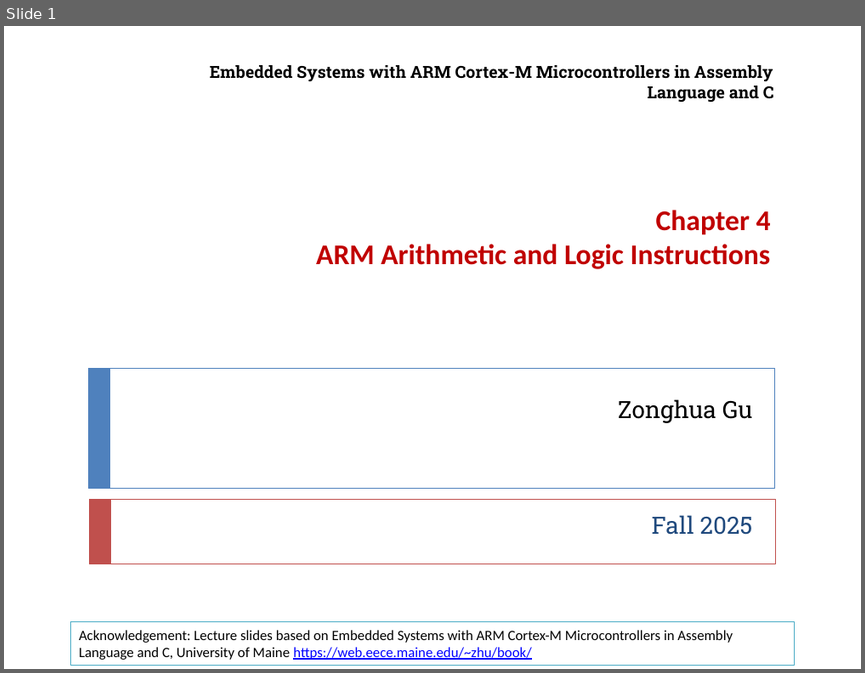
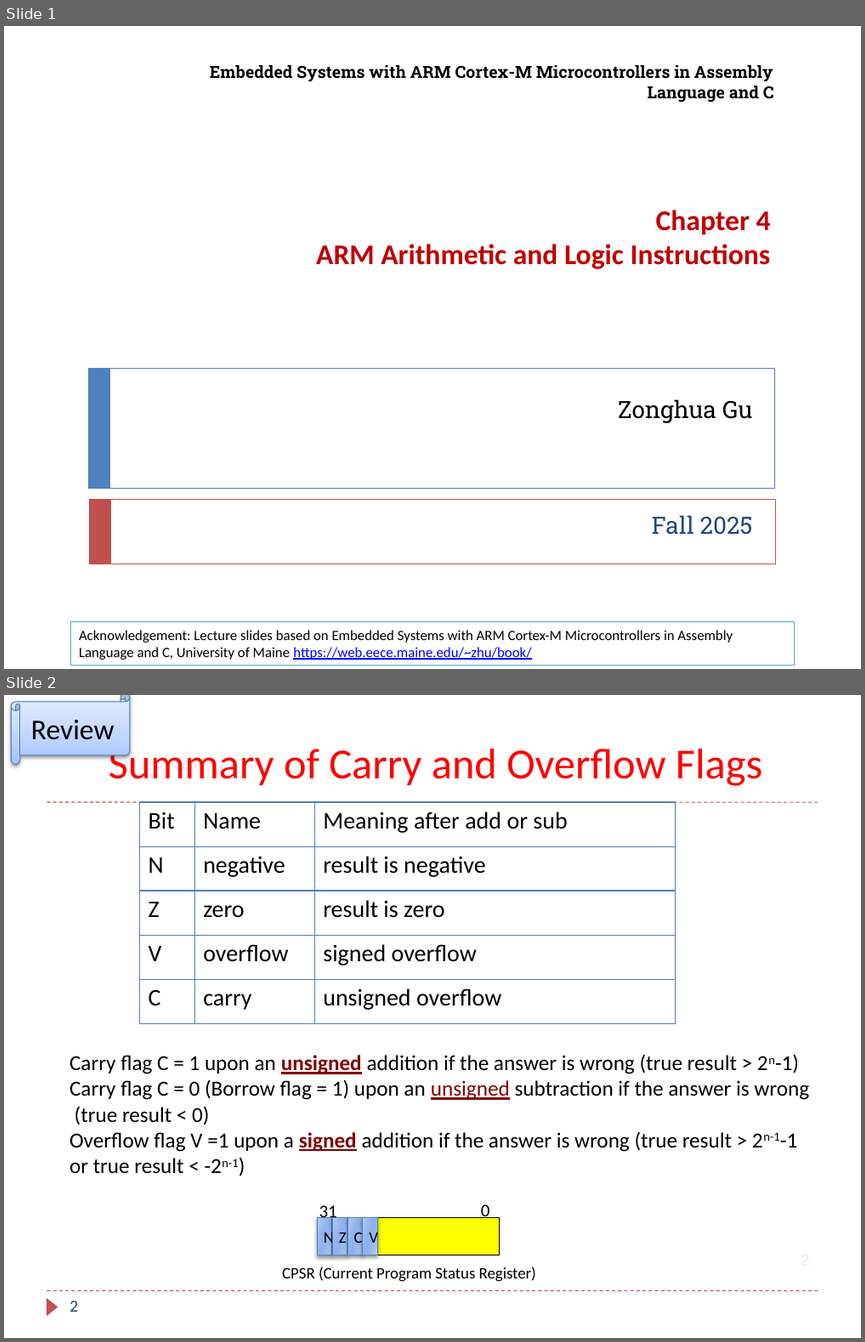
Before and after one commit to guhofstra/CSC111Fa25, a slide deck: PPTs/ZDELETED.pptx. Shown one above the other, each under a label of ours: slide 1 before the commit, slides 1 and 2 after it. The pictures are 865x673 and 865x1342 pixels, drawn with LibreOffice and Linux fonts; fonts in the diff are those of the drawing. Boxes give left, top, right and bottom in pixels: in the first picture for what was removed or moved away, otherwise in the second. Text is boxed around its words. In the diff, an @@ line names an element or a change of style, - is before the commit and + after.

```diff
--- a/PPTs/ZDELETED.pptx
+++ b/PPTs/ZDELETED.pptx
@@ slide 2 added at (4,695,861,1338), background #FFFFFF @@
@@ horizontal scroll added at (11,695,129,764), fill gradient #A4C4FF to #BFD4FF to #E6EEFF, outline #4B7EBC 0.75 pt, 24 pt, text #000000 @@
+Review
@@ title added at (109,743,762,786), 36 pt, text #FF0000 @@
+Summary of Carry and Overflow Flags
@@ line added from (46, 802) to (818, 802), #C0504D 0.75 pt dashed @@
@@ table added at (139,802,675,1023), 5 rows, 3 columns @@
+Bit | Name | Meaning after add or sub
+N | negative | result is negative
+Z | zero | result is zero
+V | overflow | signed overflow
+C | carry | unsigned overflow
@@ text added at (69,1054,809,1174), 18 pt, text #000000 @@
+Carry flag C = 1 upon an unsigned addition if the answer is wrong (true result > 2n-1)
+Carry flag C = 0 (Borrow flag = 1) upon an unsigned subtraction if the answer is wrong (true result < 0)
+Overflow flag V =1 upon a signed addition if the answer is wrong (true result > 2n-1-1 or true result < -2n-1)
@@ text added at (481,1204,490,1221), 15 pt, text #000000 @@
+0
@@ rectangle added at (317,1218,499,1255), fill #FFFF00, outline #000000 1 pt @@
@@ rectangle added at (317,1218,331,1255), fill gradient #BCCEF2 to #9CBAEE to #91B3EE, outline #4F81BD 0.75 pt, 13.5 pt, text #000000 @@
+N
@@ text added at (319,1205,337,1222), 15 pt, text #000000 @@
+31
@@ rectangle added at (332,1218,347,1255), fill gradient #BCCEF2 to #9CBAEE to #91B3EE, outline #4F81BD 0.75 pt, 13.5 pt, text #000000 @@
+Z
@@ rectangle added at (347,1218,362,1255), fill gradient #BCCEF2 to #9CBAEE to #91B3EE, outline #4F81BD 0.75 pt, 13.5 pt, text #000000 @@
+C
@@ rectangle added at (362,1218,376,1255), fill gradient #BCCEF2 to #9CBAEE to #91B3EE, outline #4F81BD 0.75 pt, 13.5 pt, text #000000 @@
+V
@@ text added at (282,1266,536,1281), 13.5 pt, text #000000 @@
+CPSR (Current Program Status Register)
@@ line added from (46, 1291) to (818, 1291), #C0504D 0.75 pt dashed @@
@@ triangle added at (46,1298,58,1315), fill #C0504D @@
@@ page number added at (69,1300,78,1311), 14 pt, text #1F497D @@
+2
```
Also in this commit, not shown: 3 other files.
